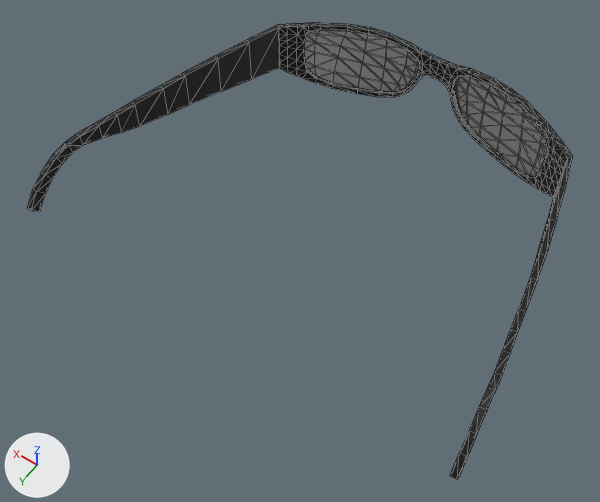
What one commit did to the glTF model Male/Accessories/Glasses/SK_OvalGlassesM.glb.
Both versions are drawn from a 50 mm camera at (-0.0969, 0.1019, 1.8914) aimed at (0.0014, -0.0356, 1.6752). The axes (+X, +Y, +Z) are drawn at lower left. The lights are the same throughout. Mesh edges are drawn as thin lines. Vertices at the same position are counted once.

The scene before the commit, as lines of its bpy script (objects in view):
```python
ob_sk_ovalglassesm = bpy.data.objects.new('SK_OvalGlassesM', me_sk_ovalglassesm)
ob_sk_ovalglassesm.location = (0.0, 0.0, 0.0)
```
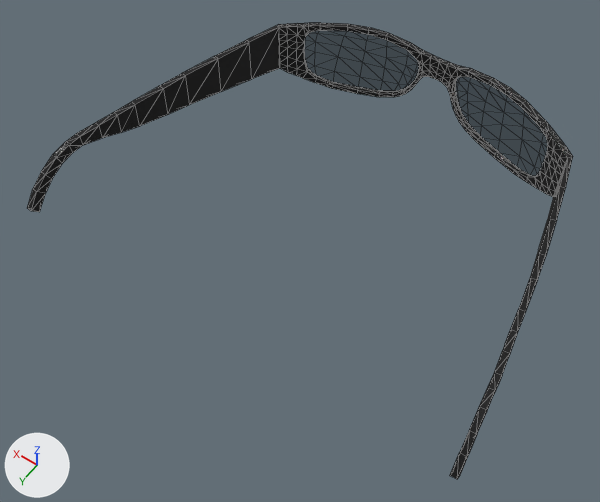
Boxes [x1, y1, x2, y2] around the edits, measured in the pictures (600 x 502 px):
'SK_OvalGlassesM', reshaped
    both: [27, 23, 573, 479]
part 1 of me_sk_ovalglassesm, cut back
    before: [304, 30, 548, 177]
    after: [315, 42, 542, 167]

The change, as a list of edits to the scene's bpy script:
```text
Change mat_m_ovalglasses:
    remove # nodes: BsdfPrincipled, Math, NormalMap, OutputMaterial, SeparateColor, TexImage x3
    nodes: BsdfPrincipled, NormalMap, OutputMaterial, TexImage x2
    remove # uses the picture img_t_ovalglasses_r
Change mat_m_glasses:
    mat_m_glasses.base_color: (0.8, 0.8, 0.8) -> (0.0, 0.0, 0.0)  # white #e7e7e7 -> black #000000
    remove mat_m_glasses.transmission_weight = 1.0
    mat_m_glasses.alpha: 1.0 -> 0.6
    mat_m_glasses.metallic: 0.0 -> 0.9
Change me_sk_ovalglassesm:
    used by ob_sk_ovalglassesm; location = (0.0, 0.0, 0.0)
    remove me_sk_ovalglassesm.from_pydata(...)  # 588 vertices, 1084 faces; spans x -0.08..0.08, y -0.121..0.008, z 1.672..1.703
    add me_sk_ovalglassesm.from_pydata(...)  # 492 vertices, 944 faces; spans x -0.08..0.08, y -0.121..0.008, z 1.672..1.703
    me_sk_ovalglassesm part 1
    96 vertices are removed from x -0.05..0.05, y -0.119..-0.106, z 1.674..1.701
    190 faces are deleted
    13 vertices move within x -0.038..0.038, y -0.119..-0.112, z 1.68..1.69
    50 new faces join them, mat_m_glasses (black #000000)
```
